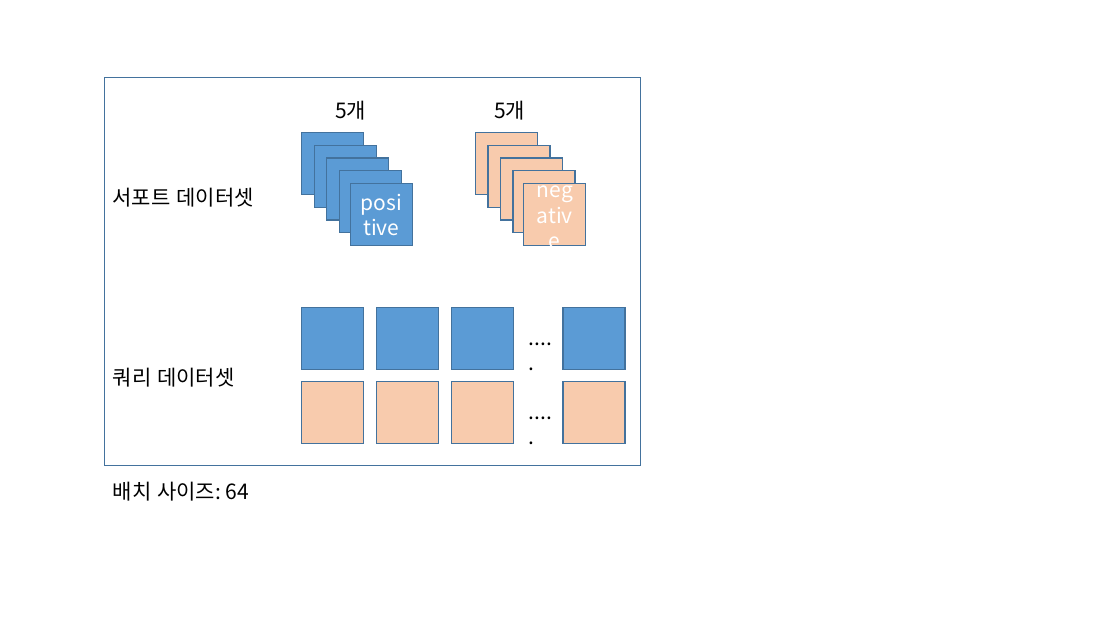
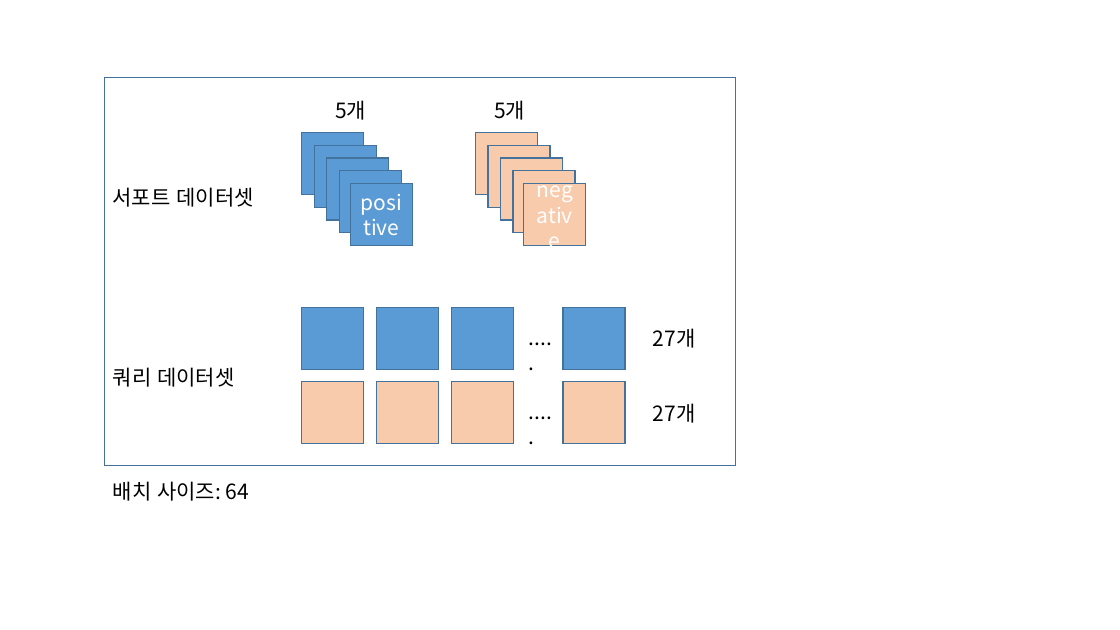
Before and after one commit to jinkilee/hello-transformer, a slide deck: slide 3 of draft/chapter5.pptx. Drawn at 1120x630 pixels with LibreOffice and Linux fonts; fonts in the diff are those of the drawing. Boxes give left, top, right and bottom in pixels: in the first picture for what was removed or moved away, otherwise in the second. Text is boxed around its words. In the diff, an @@ line names an element or a change of style, - is before the commit and + after.

Commit message:
edit chapter5

```diff
--- a/draft/chapter5.pptx
+++ b/draft/chapter5.pptx
@@ rectangle: place and size @@
-rectangle at box(104, 77, 641, 465)
+rectangle at box(104, 77, 735, 465)
@@ text added at box(653, 328, 696, 348), 18 pt, text #000000 @@
+27개
@@ text added at box(653, 403, 696, 423), 18 pt, text #000000 @@
+27개
```
